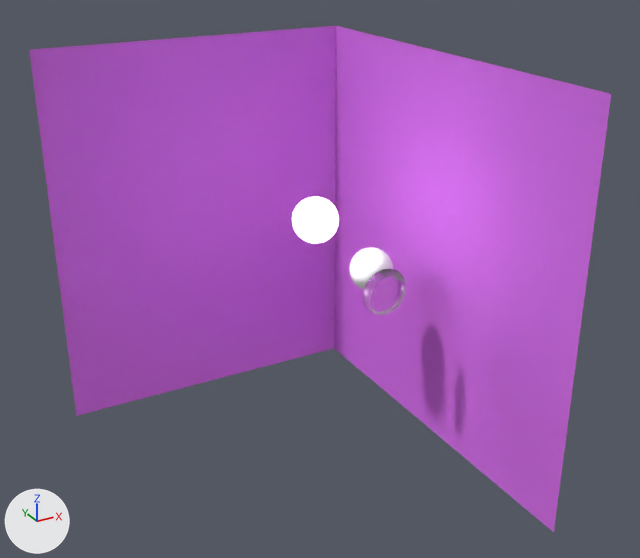
The Blender file scenes/c-in/c-in.blend: old version first, new version second.
The view is the same before and after, from a camera (50 mm lens) standing at (-24.3, -38.2, 19.2) and looking at (-3.6, -0.6, 0.4). Every picture has the same lights, and +X, +Y and +Z are marked at lower left.
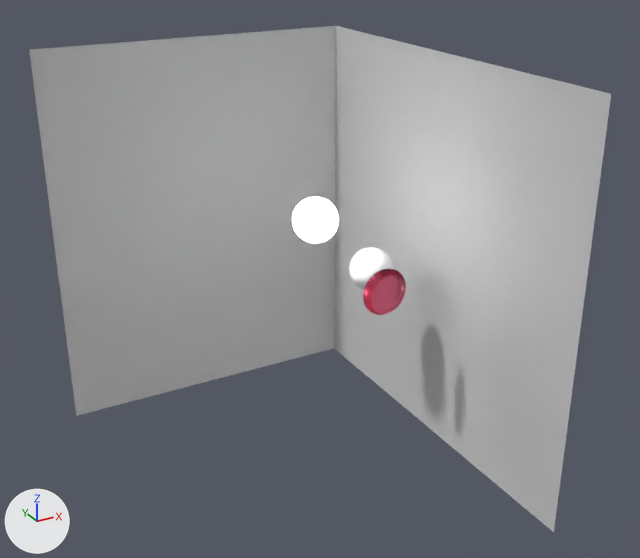
The change, as a diff of the scene's bpy script:
```diff
--- a/scenes/c-in/c-in.blend.py
+++ b/scenes/c-in/c-in.blend.py
@@ mat_white @@
 mat_white = diffuse_material('white')
-mat_white.base_color = (0.675, 0.17, 0.807)  # purple #d673e8
+mat_white.base_color = (0.6, 0.6, 0.6)  # light grey #cbcbcb
@@ mat_material @@
 n1 = _N.new('ShaderNodeBsdfGlass'); n1.name = 'Glass BSDF'
 n1.inputs[2].default_value = 1.45  # 'IOR'
+n1.inputs[0].default_value = (1.0, 0.44, 0.572, 1.0)  # 'Color', pink #ffb1c7
 _L.new(n1.outputs[0], n0.inputs[0])  # 'BSDF' to 'Surface'
```

Boxes (x1, y1, x2, y2) around the edits, measured in the pictures (640 x 558 px):
'right.001', recoloured (purple to grey): (29, 26, 611, 532) in both
'Sphere.002', recoloured: (363, 269, 406, 315) in both
